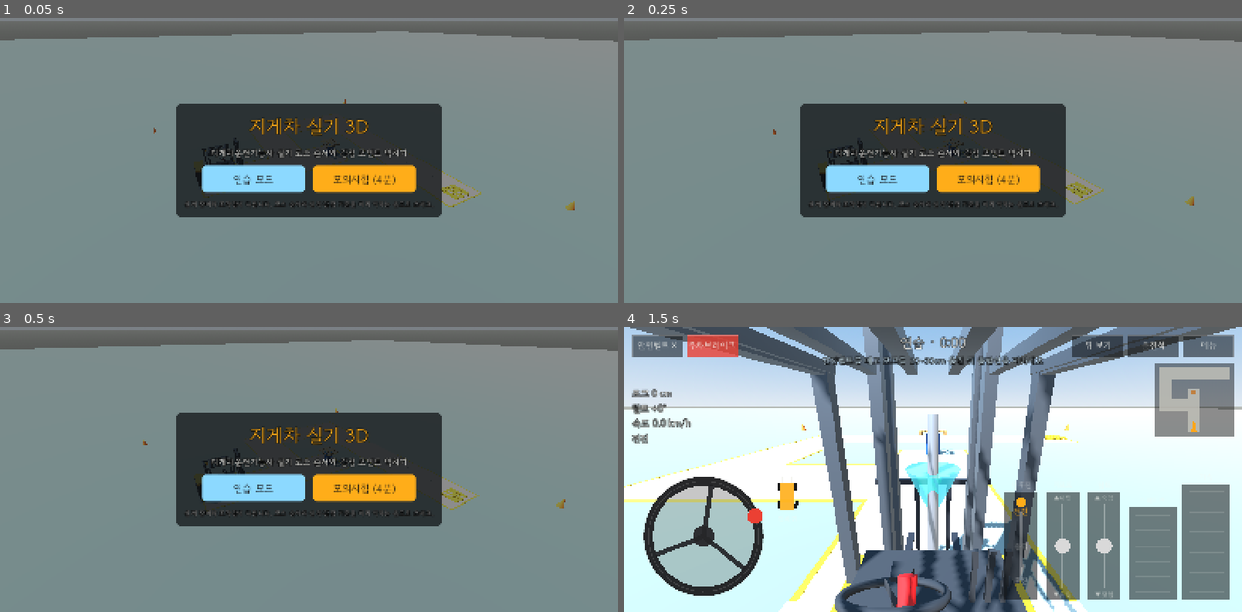
Above: before the commit, frames 1-4 (two rows, left to right).
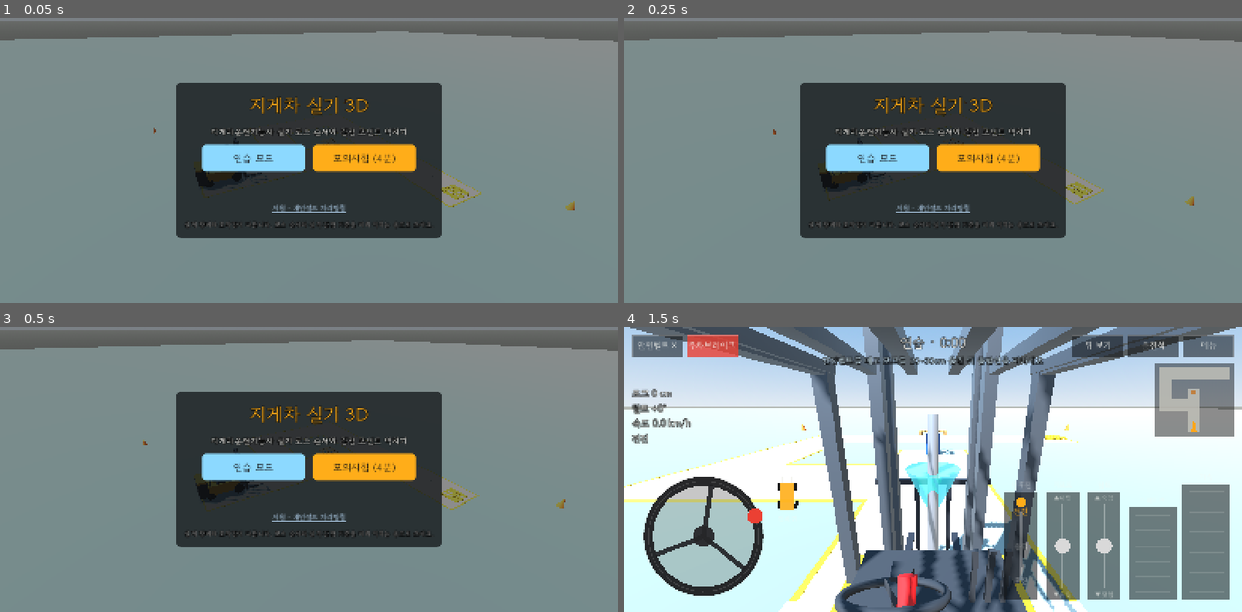
Above: after the commit, the same moments.

Repository: binibinibin123/forklift-sim
Game: Godot game, scene res://main.tscn
Two runs of this game, one before a commit and one after it. Both use one fixed random seed, a clock stepped at 60 frames per second and the inputs below.
Inputs (mouse positions are in pixels of both pictures, inside the frame that each line leads up to):
- Up to frame 1 (0.05 s): no input
- Up to frame 2 (0.25 s): no input
- Up to frame 3 (0.5 s): no input
- Up to frame 4 (1.5 s): click "연습 모드" at 0.5 s; tap Enter at 1.25 s; move the mouse to (1068, 455) at 1.27 s; hold D from 1.28 s (still down); tap 1 at 1.35 s; click (1068, 455) at 1.42 s

The runs differ from the first frame. In frame 1, 13% of the frame differs, in the area x 28-72%, y 22-78%; in frame 2, 13%; in frame 3, 13%; in frame 4, nothing differs.

Commit message:
출시 준비: 1회 해제(StoreKit), 구매 복원, 효과음, 아이콘, 스토어 스크린샷·문구
Co-Authored-By: Claude Opus 5.5 (1M context) <noreply@anthropic.com>
Claude-Session: https://claude.ai/code/session_01PibVDdT3JCtKJcRCPnwQm1

Diff:
--- a/project.godot
+++ b/project.godot
@@ -4,6 +4,7 @@
 [application]
 config/name="지게차 실기"
 run/main_scene="res://main.tscn"
+config/icon="res://icon.png"
 config/features=PackedStringArray("4.7", "Mobile")
 
 [display]
--- /dev/null
+++ b/scripts/iap.gd
@@ -0,0 +1,83 @@
+class_name Iap
+extends Node
+## One-time "전체 해제" purchase (full course + mock exam) through StoreKit 2
+## (ios/plugins/ios-in-app-purchase, hrk4649/godot_ios_plugin_iap 0.4.0).
+## Without the plugin (desktop, web, tests) everything is open, unless the run
+## argument locked=1 asks for the free version.
+
+signal changed(unlocked: bool)
+signal price_known(price: String)
+signal failed()
+
+const PRODUCT := "com.yubinapps.forkliftsim.unlock"
+
+var unlocked := false
+var price := ""
+var _sk: Object
+var _store: Store
+
+
+func setup(store: Store, force_locked: bool) -> void:
+	_store = store
+	if Engine.has_singleton("IOSInAppPurchase"):
+		unlocked = bool(store.data.get("unlocked", false))
+		_sk = Engine.get_singleton("IOSInAppPurchase")
+		_sk.response.connect(_on_response)
+		_sk.request("startUpdateTask", {})
+		_sk.request("proceedUnfinishedTransactions", {})
+		_sk.request("products", {"productIDs": [PRODUCT]})
+		_sk.request("transactionCurrentEntitlements", {})
+	else:
+		unlocked = not force_locked
+
+
+func buy() -> void:
+	if _sk:
+		_sk.request("purchase", {"productID": PRODUCT})
+	else:
+		_set_unlocked(true)
+
+
+func restore() -> void:
+	if _sk:
+		_sk.request("appStoreSync", {})
+	else:
+		_set_unlocked(true)
+
+
+func _on_response(name: String, data: Dictionary) -> void:
+	var ok := str(data.get("result", "")) == "success"
+	match name:
+		"products":
+			if ok:
+				for p in data.get("products", []):
+					if str(p.get("id", "")) == PRODUCT:
+						price = str(p.get("displayPrice", ""))
+						price_known.emit(price)
+			else:
+				get_tree().create_timer(10.0).timeout.connect(func(): _sk.request("products", {"productIDs": [PRODUCT]}))
+		"purchase":
+			if ok and str(data.get("productID", "")) == PRODUCT and str(data.get("revocationDate", "")) == "":
+				_set_unlocked(true)
+			elif not ok:
+				failed.emit()
+		"appStoreSync":
+			_sk.request("transactionCurrentEntitlements", {})
+			if not ok:
+				failed.emit()
+		"transactionCurrentEntitlements":
+			if ok:   # only trust a real answer; offline keeps the saved state
+				var owned := false
+				for t in data.get("transactions", []):
+					if str(t.get("productID", "")) == PRODUCT and str(t.get("revocationDate", "")) == "":
+						owned = true
+				_set_unlocked(owned)
+
+
+func _set_unlocked(on: bool) -> void:
+	if _store:
+		_store.data.unlocked = on
+		_store.save()
+	if on != unlocked:
+		unlocked = on
+		changed.emit(on)
--- a/scripts/main.gd
+++ b/scripts/main.gd
@@ -41,6 +41,16 @@
 var result_text: RichTextLabel
 var replay_bar: Control
 var _faults_seen := 0
+var store := Store.new()
+var iap: Iap
+var exam_btn: Button
+var unlock_btn: Button
+var restore_btn: Button
+var best_label: Label
+var unlock_panel: Control
+var unlock_text: Label
+var sfx := {}
+const SUPPORT_URL := "https://binibinibin123.github.io/gentive-app-support/forklift-sim/support.html"
 var _args := {}
 var _shot_frames := -1
 
@@ -49,10 +59,19 @@
 	for a in OS.get_cmdline_user_args():
 		var kv := a.split("=", true, 1)
 		_args[kv[0]] = kv[1] if kv.size() > 1 else "1"
+	store.load_data()
+	iap = Iap.new()
+	add_child(iap)
+	iap.changed.connect(func(_on): _refresh_lock())
+	iap.price_known.connect(func(_p): _refresh_lock())
+	iap.failed.connect(func(): _toast("구매를 마치지 못했어요. 잠시 뒤 다시 해 주세요.", Color(1, 0.8, 0.4)))
+	iap.setup(store, _args.has("locked"))
+	_make_sounds()
 	course = Course.load_default()
 	sim = Sim.new(course, true)
 	_build_scene()
 	_build_ui()
+	_refresh_lock()
 	_show_menu()
 	if _args.has("shot"):
 		_setup_shot()
@@ -221,7 +240,22 @@
 	row.alignment = BoxContainer.ALIGNMENT_CENTER
 	mv.add_child(row)
 	_button(row, "연습 모드", _start.bind(false), Color(0.55, 0.85, 1.0))
-	_button(row, "모의시험 (4분)", _start.bind(true))
+	exam_btn = _button(row, "모의시험 (4분)", _start.bind(true))
+	best_label = _label(mv, 20, Color(1, 1, 1, 0.8))
+	best_label.horizontal_alignment = HORIZONTAL_ALIGNMENT_CENTER
+	var row2 := HBoxContainer.new()
+	row2.add_theme_constant_override("separation", 20)
+	row2.alignment = BoxContainer.ALIGNMENT_CENTER
+	mv.add_child(row2)
+	unlock_btn = _button(row2, "전체 해제", _buy, Color(0.45, 0.85, 0.5))
+	restore_btn = _button(row2, "구매 복원", func(): iap.restore(), Color(0.8, 0.8, 0.8))
+	var link := LinkButton.new()
+	link.text = "지원 · 개인정보 처리방침"
+	link.add_theme_font_size_override("font_size", 18)
+	link.add_theme_color_override("font_color", Color(0.75, 0.88, 1.0))
+	link.size_flags_horizontal = Control.SIZE_SHRINK_CENTER
+	link.pressed.connect(func(): OS.shell_open(SUPPORT_URL))
+	mv.add_child(link)
 	var note := _label(mv, 17, Color(1, 1, 1, 0.6))
 	note.text = "실제 장비와 조작감이 다릅니다. 코스 순서와 실격·감점 기준을 미리 익히는 용도로 쓰세요."
 	note.horizontal_alignment = HORIZONTAL_ALIGNMENT_CENTER
@@ -249,6 +283,30 @@
 	_button(rr, "리플레이", _start_replay, Color(0.55, 0.85, 1.0))
 	_button(rr, "메뉴", _show_menu, Color(0.8, 0.8, 0.8))
 
+	# 전체 해제 안내
+	unlock_panel = CenterContainer.new()
+	unlock_panel.set_anchors_preset(Control.PRESET_FULL_RECT)
+	ui.add_child(unlock_panel)
+	var up := _panel(unlock_panel)
+	var uv := VBoxContainer.new()
+	uv.add_theme_constant_override("separation", 16)
+	up.add_child(uv)
+	var ut := _label(uv, 36, ACCENT)
+	ut.text = "전체 해제"
+	ut.horizontal_alignment = HORIZONTAL_ALIGNMENT_CENTER
+	unlock_text = _label(uv, 23)
+	unlock_text.autowrap_mode = TextServer.AUTOWRAP_WORD_SMART
+	unlock_text.custom_minimum_size = Vector2(720, 0)
+	unlock_text.horizontal_alignment = HORIZONTAL_ALIGNMENT_CENTER
+	var ur := HBoxContainer.new()
+	ur.add_theme_constant_override("separation", 16)
+	ur.alignment = BoxContainer.ALIGNMENT_CENTER
+	uv.add_child(ur)
+	_button(ur, "해제하기", _buy, Color(0.45, 0.85, 0.5))
+	_button(ur, "구매 복원", func(): iap.restore(), Color(0.8, 0.8, 0.8))
+	_button(ur, "닫기", _show_menu, Color(0.8, 0.8, 0.8))
+	unlock_panel.visible = false
+
 	replay_bar = HBoxContainer.new()
 	replay_bar.set_anchors_preset(Control.PRESET_CENTER_BOTTOM)
 	replay_bar.position = Vector2(-140, -100)
@@ -256,8 +314,41 @@
 	_button(replay_bar, "리플레이 닫기", _end_replay, Color(0.8, 0.8, 0.8))
 
 
+func _refresh_lock() -> void:
+	if not unlock_btn:
+		return
+	var price := iap.price if iap.price != "" else ""
+	unlock_btn.visible = not iap.unlocked
+	restore_btn.visible = not iap.unlocked
+	unlock_btn.text = ("전체 해제 " + price).strip_edges()
+	exam_btn.text = "모의시험 (4분)" if iap.unlocked else "모의시험 (해제 필요)"
+	var best := int(store.data.best)
+	best_label.text = "모의시험 최고 %d점 · 합격 %d회" % [best, int(store.data.passes)] if best >= 0 else ""
+	if iap.unlocked and unlock_panel.visible:
+		unlock_panel.visible = false
+		_toast("전체 해제됐어요. 고마워요!", GREEN)
+		_show_menu()
+
+
+func _buy() -> void:
+	iap.buy()
+
+
+func _show_unlock(why: String) -> void:
+	state = State.RESULT
+	controls.visible = false
+	controls.enabled = false
+	menu_panel.visible = false
+	result_panel.visible = false
+	unlock_panel.visible = true
+	var price := (" (" + iap.price + ")") if iap.price != "" else ""
+	unlock_text.text = why + "\n\n한 번 결제%s로 연습 모드 전체 코스, 4분 모의시험 채점, 실격 지점 리플레이를 계속 쓸 수 있어요. 광고나 구독은 없어요." % price
+
+
 func _show_menu() -> void:
 	state = State.MENU
+	unlock_panel.visible = false
+	_refresh_lock()
 	menu_panel.visible = true
 	result_panel.visible = false
 	replay_bar.visible = false
@@ -269,6 +360,10 @@
 
 
 func _start(exam_mode: bool) -> void:
+	if exam_mode and not iap.unlocked:
+		_show_unlock("모의시험은 전체 해제 후 쓸 수 있어요.")
+		return
+	unlock_panel.visible = false
 	exam = exam_mode
 	sim.exam = exam
 	sim.reset()
@@ -309,6 +404,7 @@
 		"signal":
 			if state == State.RUN and exam and not sim.signal_given:
 				sim.give_signal()
+				_play("whistle")
 				controls.set_button("signal", "")
 				_toast("삐익! 1분 안에 출발선을 지나세요", GREEN)
 	_sync_controls_buttons()
@@ -341,15 +437,18 @@
 		var f: Dictionary = sim.faults[_faults_seen]
 		_faults_seen += 1
 		_toast(("실격: " if exam else "실격 사유: ") + f.msg)
+		_play("buzzer")
 	if sim.done:
 		_show_result()
+	elif not iap.unlocked and sim.step >= Sim.Step.UNLOADED:
+		_play("chime")
+		_show_unlock("잘했어요! 무료 연습은 하역까지예요. 후진선 터치부터 주차까지 남은 코스는 전체 해제 후 이어서 연습할 수 있어요.")
 
 
 func _process(dt: float) -> void:
 	if state == State.REPLAY:
 		_replay_step(dt)
-	world.sync(sim)
-	fork.sync(sim, dt)
+	_sync_models(dt)
 	_update_marker(dt)
 	_update_camera(dt)
 	_update_hud(dt)
@@ -358,6 +457,20 @@
 		_shot_frames -= 1
 		if _shot_frames == 0:
 			_take_shot()
+
+
+## 3D 모델 위치. 들고 있는 팔레트는 마스트 틸트만큼 같이 기울인다.
+func _sync_models(dt: float) -> void:
+	world.sync(sim)
+	fork.sync(sim, dt)
+	if sim.carried:
+		var axis := fork.global_transform.basis.z.normalized()
+		var ang := deg_to_rad(sim.tilt)
+		var piv := fork.mast.global_position
+		var t := world.pallet.global_transform
+		t.origin = piv + (t.origin - piv).rotated(axis, ang)
+		t.basis = Basis(axis, ang) * t.basis
+		world.pallet.global_transform = t
 
 
 func _update_marker(dt: float) -> void:
@@ -456,6 +569,14 @@
 # ---------- 결과·리플레이 ----------
 func _show_result() -> void:
 	state = State.RESULT
+	if exam and sim.step >= Sim.Step.TO_LOAD:
+		store.data.runs = int(store.data.runs) + 1
+		if sim.passed():
+			store.data.passes = int(store.data.passes) + 1
+		if sim.faults.is_empty():
+			store.data.best = maxi(int(store.data.best), sim.score())
+		store.save()
+	_play("chime" if sim.passed() else "buzzer")
 	controls.visible = false
 	controls.enabled = false
 	result_panel.visible = true
@@ -540,10 +661,30 @@
 			"top": cam_mode = Cam.TOP
 			"result":
 				_show_result()
+			"icon":
+				ui.visible = false
+				marker.visible = false
+				cam_mode = Cam.CHASE
+			"unlock":
+				_show_unlock("모의시험은 전체 해제 후 쓸 수 있어요.")
 		_sync_controls_buttons()
 		set_physics_process(false)
 		for i in 60:
 			_update_camera(1.0)
+		if scene == "icon":
+			set_process(false)
+			_sync_models(0.0)
+			var r := World.v3(sim.right())
+			var f := World.v3(sim.dir())
+			var c := World.v3(sim.pos) + f * 0.4 + Vector3(0, 1.1, 0)
+			cam.projection = Camera3D.PROJECTION_PERSPECTIVE
+			cam.fov = 38.0
+			cam.global_position = c + f * 3.6 - r * 3.4 + Vector3(0, 1.2, 0)
+			cam.look_at(c, Vector3.UP)
+			RenderingServer.frame_post_draw.connect(func():
+				if _shot_frames <= 0: return
+				_shot_frames -= 1
+				if _shot_frames == 0: _take_shot(), CONNECT_DEFERRED)
 	_shot_frames = 20
 
 
@@ -551,3 +692,45 @@
 	var img := get_viewport().get_texture().get_image()
 	img.save_png(_args.shot)
 	get_tree().quit()
+
+
+# ---------- 소리(코드로 만든 짧은 효과음) ----------
+func _make_sounds() -> void:
+	sfx.whistle = _tone([[2900.0, 0.12], [0.0, 0.05], [2900.0, 0.5]], 0.35, true)
+	sfx.buzzer = _tone([[220.0, 0.45]], 0.3, false, true)
+	sfx.chime = _tone([[880.0, 0.14], [1175.0, 0.3]], 0.3)
+	for k in sfx:
+		var p := AudioStreamPlayer.new()
+		p.stream = sfx[k]
+		add_child(p)
+		sfx[k] = p
+
+
+func _play(name: String) -> void:
+	if sfx.has(name) and bool(store.data.sound):
+		sfx[name].play()
+
+
+static func _tone(parts: Array, vol: float, trill := false, square := false) -> AudioStreamWAV:
+	var rate := 22050
+	var data := PackedByteArray()
+	for part in parts:
+		var f: float = part[0]
+		var n := int(rate * float(part[1]))
+		for i in n:
+			var t := float(i) / rate
+			var env := minf(1.0, minf(i / 200.0, (n - i) / 400.0))
+			var ff := f * (1.0 + (0.03 * sin(TAU * 28.0 * t) if trill else 0.0))
+			var v := sin(TAU * ff * t)
+			if square:
+				v = signf(v) * 0.6
+			if f <= 0.0:
+				v = 0.0
+			var x := int(clampf(v * env * vol, -1.0, 1.0) * 32767.0)
+			data.append(x & 0xff)
+			data.append((x >> 8) & 0xff)
+	var w := AudioStreamWAV.new()
+	w.format = AudioStreamWAV.FORMAT_16_BITS
+	w.mix_rate = rate
+	w.data = data
+	return w
--- /dev/null
+++ b/scripts/store.gd
@@ -0,0 +1,29 @@
+class_name Store
+extends RefCounted
+## 기기 저장: 최고 점수, 설정, 해제 상태 캐시.
+
+const PATH := "user://save.json"
+
+var data := {
+	"best": -1,          # 모의시험 최고 점수
+	"runs": 0,
+	"passes": 0,
+	"sound": true,
+	"unlocked": false,   # 전체 해제 캐시; StoreKit이 기준
+}
+
+
+func load_data() -> void:
+	if not FileAccess.file_exists(PATH):
+		return
+	var f := FileAccess.open(PATH, FileAccess.READ)
+	var parsed = JSON.parse_string(f.get_as_text())
+	if parsed is Dictionary:
+		for k in parsed:
+			data[k] = parsed[k]
+
+
+func save() -> void:
+	var f := FileAccess.open(PATH, FileAccess.WRITE)
+	if f:
+		f.store_string(JSON.stringify(data, "\t"))
Not shown, changed: export_presets.cfg
Binary file added: icon.png
Not shown, added: scripts/iap.gd.uid
Not shown, added: scripts/store.gd.uid
Binary file added: store/screenshots/01_cab.png
Binary file added: store/screenshots/02_side.png
Binary file added: store/screenshots/03_top.png
Binary file added: store/screenshots/04_chase.png
Binary file added: store/screenshots/05_result.png
Binary file added: store/screenshots/06_menu.png
Binary file added: store/screenshots/07_unlock.png
Not shown, changed: .github/workflows/ios-testflight.yml
(and 9 more such lines)
